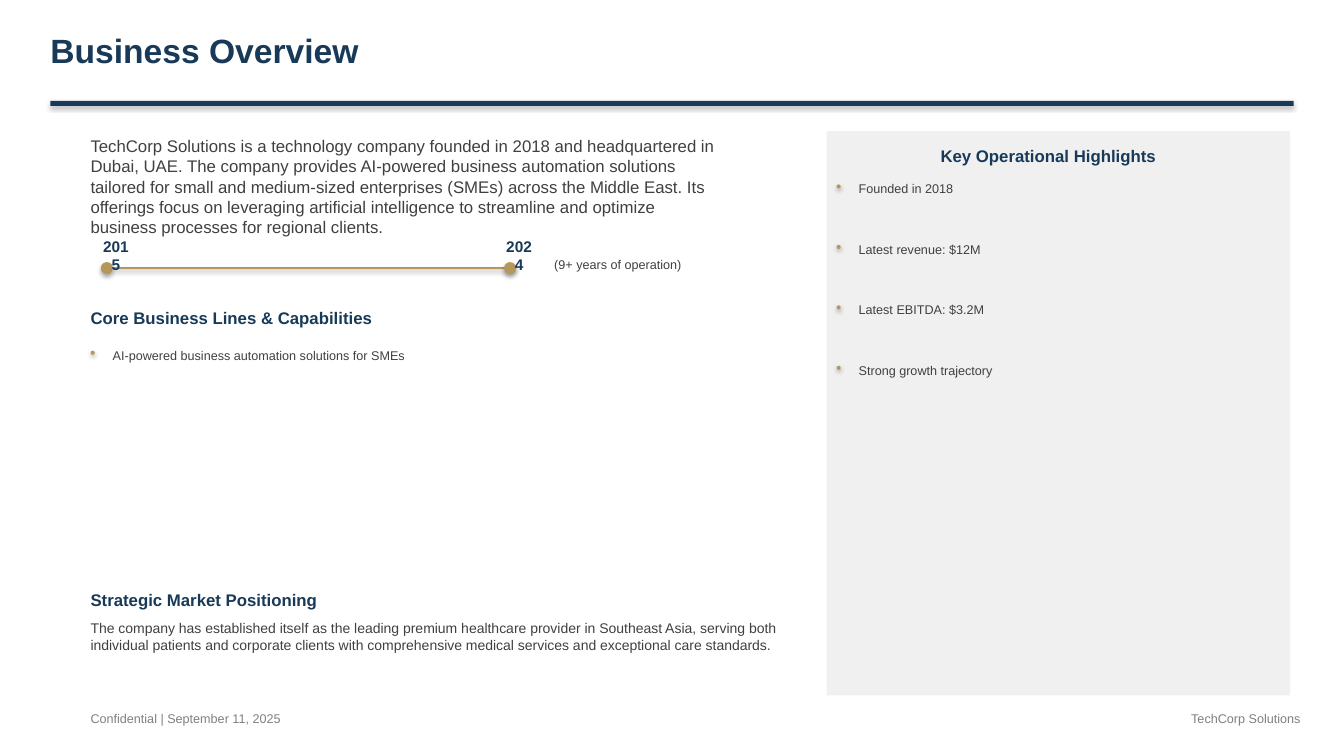
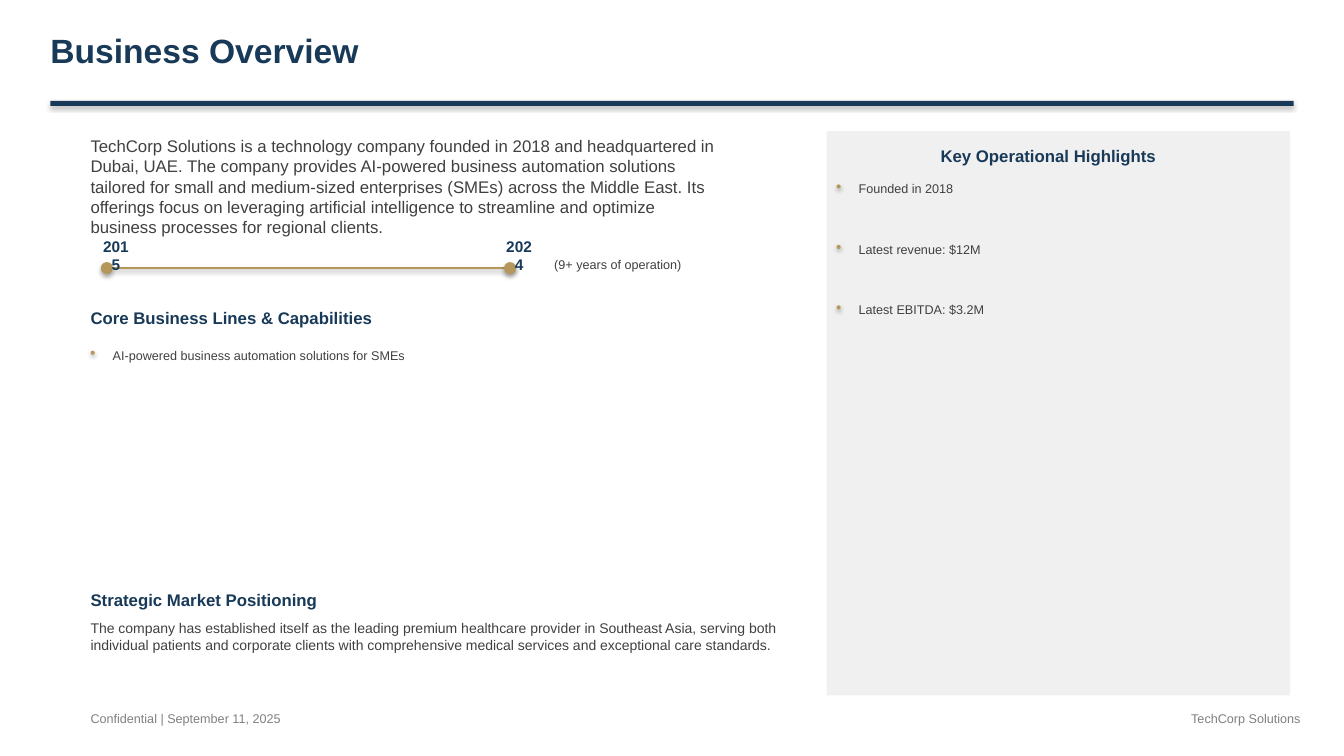
Before and after one commit to alinvb/slide_generator, a slide deck: slide 1 of output_presentation.pptx. Drawn at 1344x756 pixels with LibreOffice and Linux fonts; fonts in the diff are those of the drawing. Boxes give left, top, right and bottom in pixels: in the first picture for what was removed or moved away, otherwise in the second. Text is boxed around its words. In the diff, an @@ line names an element or a change of style, - is before the commit and + after.

```diff
--- a/output_presentation.pptx
+++ b/output_presentation.pptx
@@ ellipse removed at box(837, 366, 841, 370) @@
@@ text removed at box(859, 366, 993, 378) @@
-Strong growth trajectory
```
Also in this commit, not shown: 2 other slides changed, 3 slides added, 4 slides removed, 2 other files.
